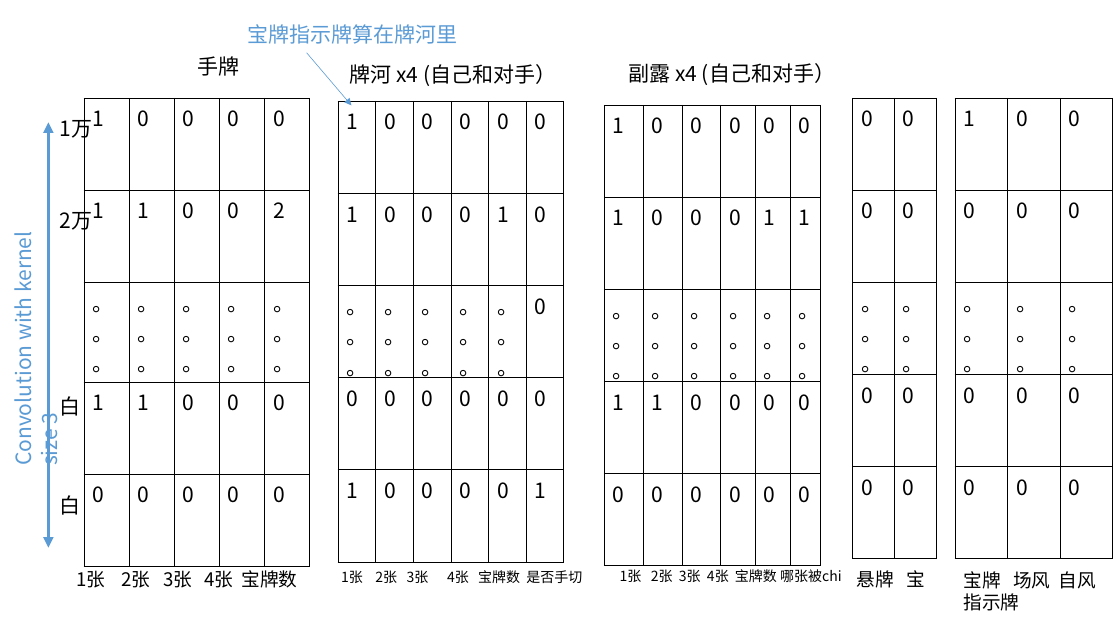
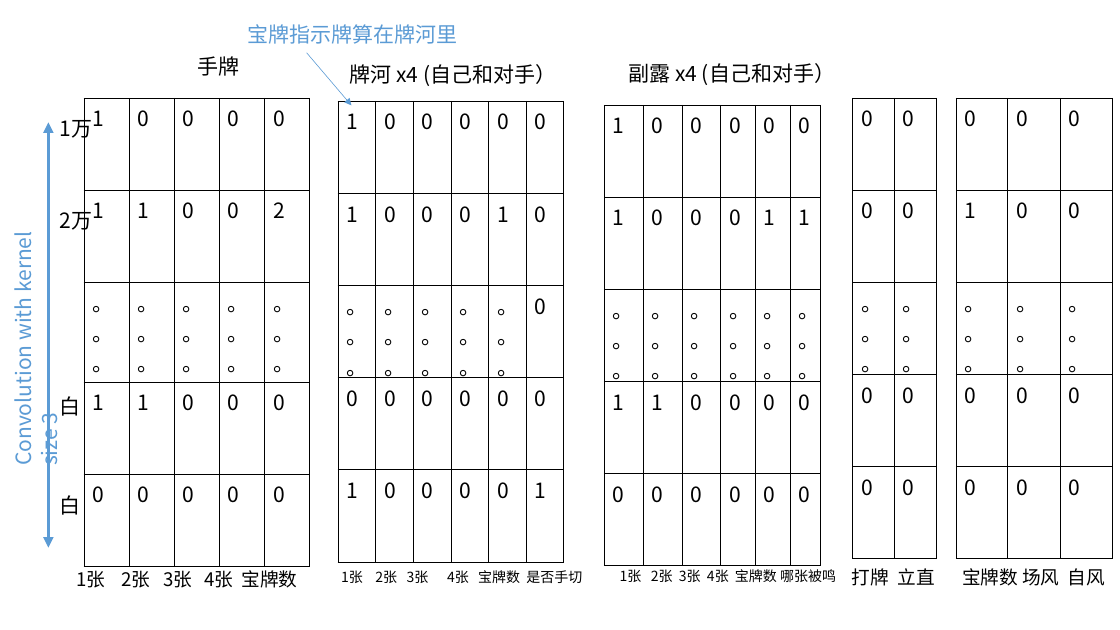
Before and after one commit to zyr17/mahjong, a slide deck: slide 2 of AI/FrostVer2.pptx. Drawn at 1120x630 pixels with LibreOffice and Linux fonts; fonts in the diff are those of the drawing. Boxes give left, top, right and bottom in pixels: in the first picture for what was removed or moved away, otherwise in the second. Text is boxed around its words. In the diff, an @@ line names an element or a change of style, - is before the commit and + after.

```diff
--- a/AI/FrostVer2.pptx
+++ b/AI/FrostVer2.pptx
@@ table at <box>957,98,1112,560</box> @@
+row 1: 0 | 0 | 0
-row 2: 0 | 0 | 0
@@ text at <box>620,569,836,582</box>: text changed @@
-1张 2张 3张 4张 宝牌数 哪张被chi
+1张 2张 3张 4张 宝牌数 哪张被鸣
@@ text at <box>852,568,934,586</box>: text changed @@
-悬牌 宝
+打牌 立直
@@ text at <box>962,568,1105,586</box>: text changed @@
-宝牌 场风 自风
-指示牌
+宝牌数 场风 自风
```
Also in this commit, not shown: 2 slides added, 3 other files.
